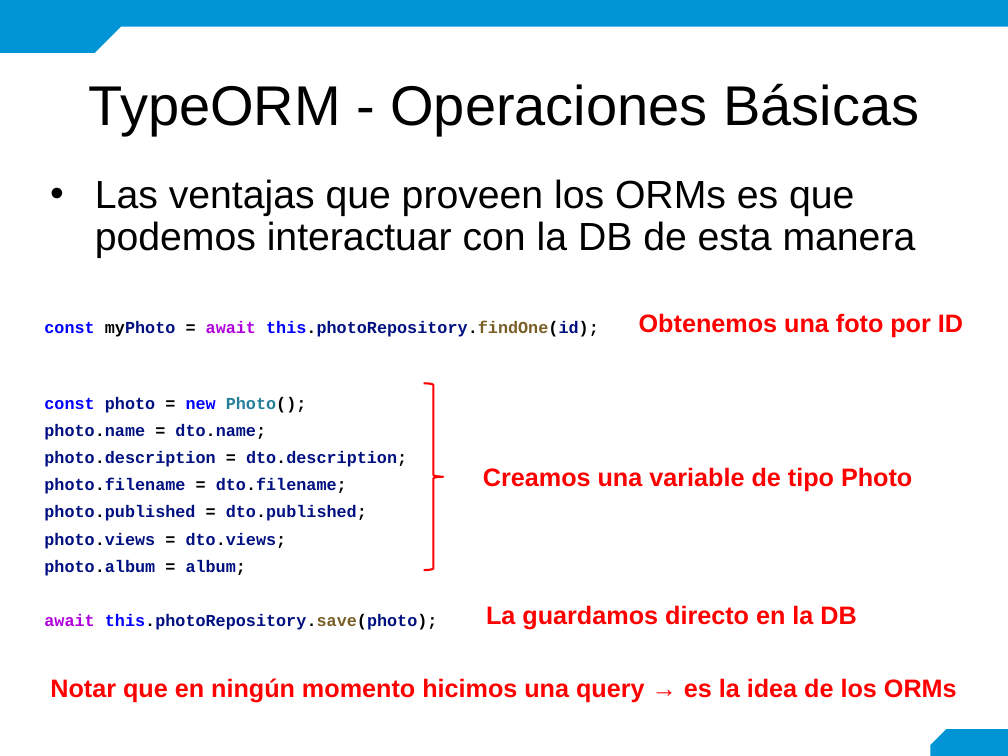
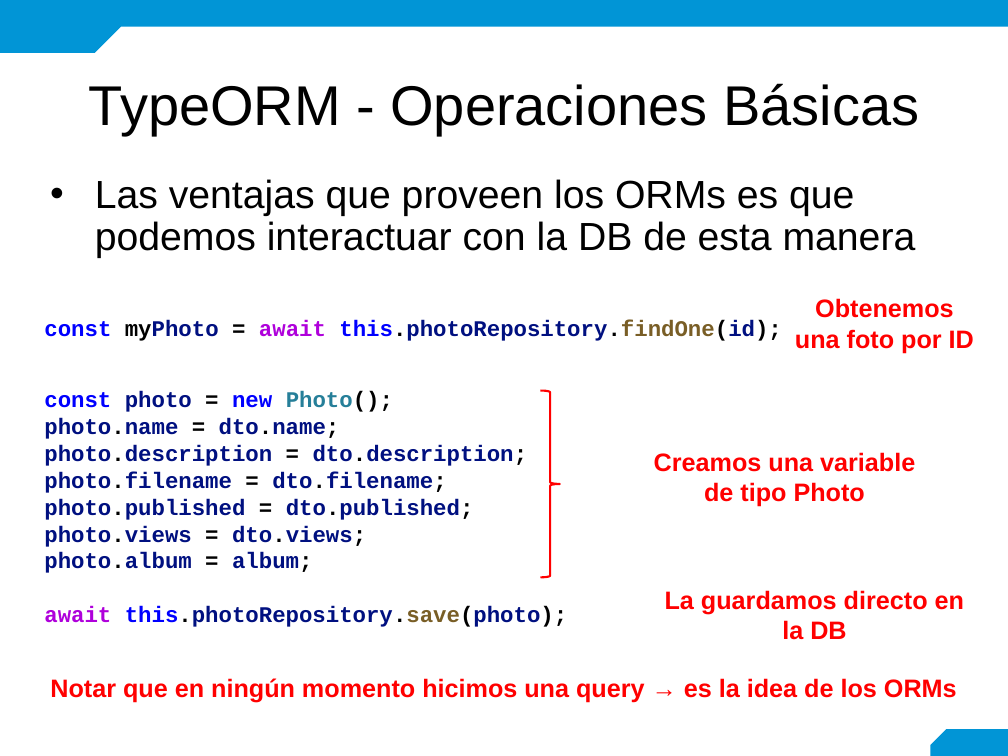
Before and after one commit to mariela21180/concesionaria, a slide deck: slide 20 of modulo6/6.1.1/- Teoria/6.1.1. Conexión API-DB.pptx. Drawn at 1008x756 pixels with LibreOffice and Linux fonts; fonts in the diff are those of the drawing; background and template pictures are left out. Boxes give left, top, right and bottom in pixels: in the first picture for what was removed or moved away, otherwise in the second. Text is boxed around its words. In the diff, an @@ line names an element or a change of style, - is before the commit and + after.

```diff
--- a/modulo6/6.1.1/- Teoria/6.1.1. Conexión API-DB.pptx
+++ b/modulo6/6.1.1/- Teoria/6.1.1. Conexión API-DB.pptx
@@ text "const myPhoto = await this.photoRepository.findOne(id);" at box(44, 320, 781, 341): size 12 to 16 pt @@
@@ text "Obtenemos una foto por ID" rewrapped from box(639, 313, 963, 338) to box(795, 298, 974, 353) @@
@@ text "const photo = new Photo();" at box(44, 391, 567, 627): size 12 to 16 pt; line spacing 1.36 to 1 @@
@@ right brace: place and size @@
-right brace at box(423, 383, 443, 570)
+right brace at box(540, 390, 559, 577)
@@ text "Creamos una variable de tipo ..." rewrapped from box(483, 467, 912, 492) to box(654, 452, 915, 507) @@
@@ text "La guardamos directo en la ..." rewrapped from box(486, 605, 856, 629) to box(665, 590, 964, 640) @@
```
Also in this commit, not shown: 12 other slides changed.
